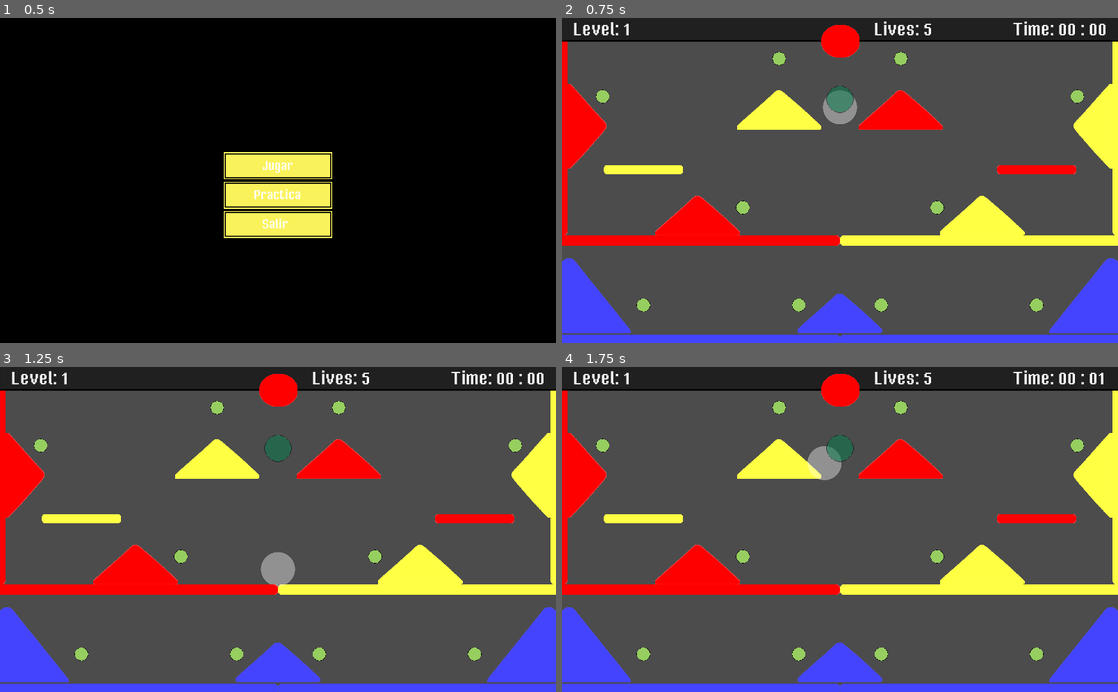
Above: before the commit, frames 1-4 (two rows, left to right).
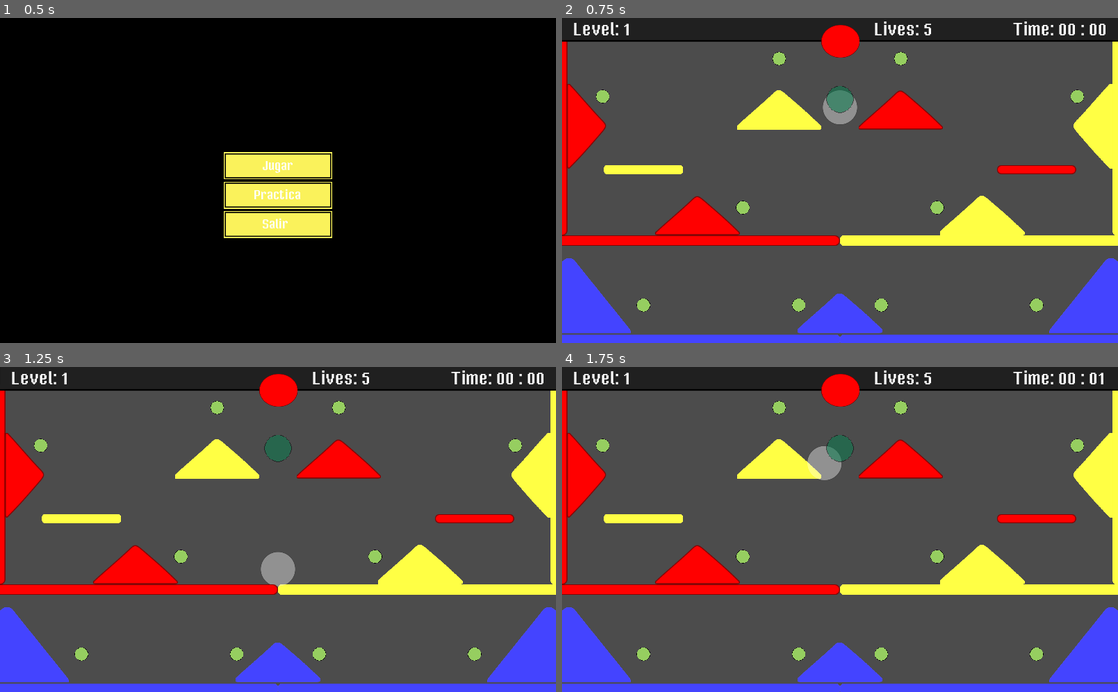
Above: after the commit, the same moments.

Repository: jromano743/final-project-P3
Game: Godot game, scene res://Scenes/MainMenu.tscn
The game is run twice, just before and just after one commit, with the same random seed, the same clock (stepped at 60 frames per second) and the same inputs.
Inputs:
- Up to frame 1 (0.5 s): no input
- Up to frame 2 (0.75 s): click "Jugar" at 0.5 s
- Up to frame 3 (1.25 s): no input
- Up to frame 4 (1.75 s): hold W (blue_button) from 1.28 s (still down); tap Q (red_button) at 1.55 s

Frame 1 is identical in both runs. In frame 2, 1.0% of the frame differs, in the area x 0-93%, y 2-71%; in frame 3, 1.0%; in frame 4, 1.0%.

Commit message:
Colores corregidos

Diff:
--- a/Final_project_P3/Scripts/GameManager.gd
+++ b/Final_project_P3/Scripts/GameManager.gd
@@ -61,19 +61,19 @@
 
 	#Toma todos los nodos con los que la pelota debe chocar
 	red_walls = get_parent().get_node("Red_Wall")
-	red_walls.modulate = Color(255,0,0,1)
-	hud_circle.modulate = Color(255,0,0,1)
+	red_walls.modulate = Color(2,0,0,1)
+	hud_circle.modulate = Color(2,0,0,1)
 
 	blue_walls = get_parent().get_node("Blue_Wall")
-	blue_walls.modulate = Color(0,0,255,1)
+	blue_walls.modulate = Color(0,0,2,1)
 
 	yellow_walls = get_parent().get_node("Yellow_Wall")
-	yellow_walls.modulate = Color(255,255,0,1)
+	yellow_walls.modulate = Color(2,2,0,1)
 
 	#Configuracion inicial del nivel
 	disableWalls()
 	activeWall(red_walls)
-	red_walls.modulate = Color(255,0,0,1)
+	red_walls.modulate = Color(2,0,0,1)
 
 	#Load data
 	if(int(current_level[5]) > 1):
@@ -130,18 +130,18 @@
 func _input(event):
 	if event.is_action_pressed("red_button"):
 		activeWall(red_walls)
-		red_walls.modulate = Color(255,0,0,1)
-		hud_circle.modulate = Color(255,0,0,1)
+		red_walls.modulate = Color(2,0,0,1)
+		hud_circle.modulate = Color(2,0,0,1)
 
 	if event.is_action_pressed("blue_button"):
 		activeWall(blue_walls)
-		blue_walls.modulate = Color(0,0,255,1)
-		hud_circle.modulate = Color(0,0,255,1)
+		blue_walls.modulate = Color(0,0,2,1)
+		hud_circle.modulate = Color(0,0,2,1)
 
 	if event.is_action_pressed("yellow_button"):
 		activeWall(yellow_walls)
-		yellow_walls.modulate = Color(255,255,0,1)
-		hud_circle.modulate = Color(255,255,0,1)
+		yellow_walls.modulate = Color(2,2,0,1)
+		hud_circle.modulate = Color(2,2,0,1)
 
 	if event.is_action_pressed("ui_cancel"):
 		change_level = true
